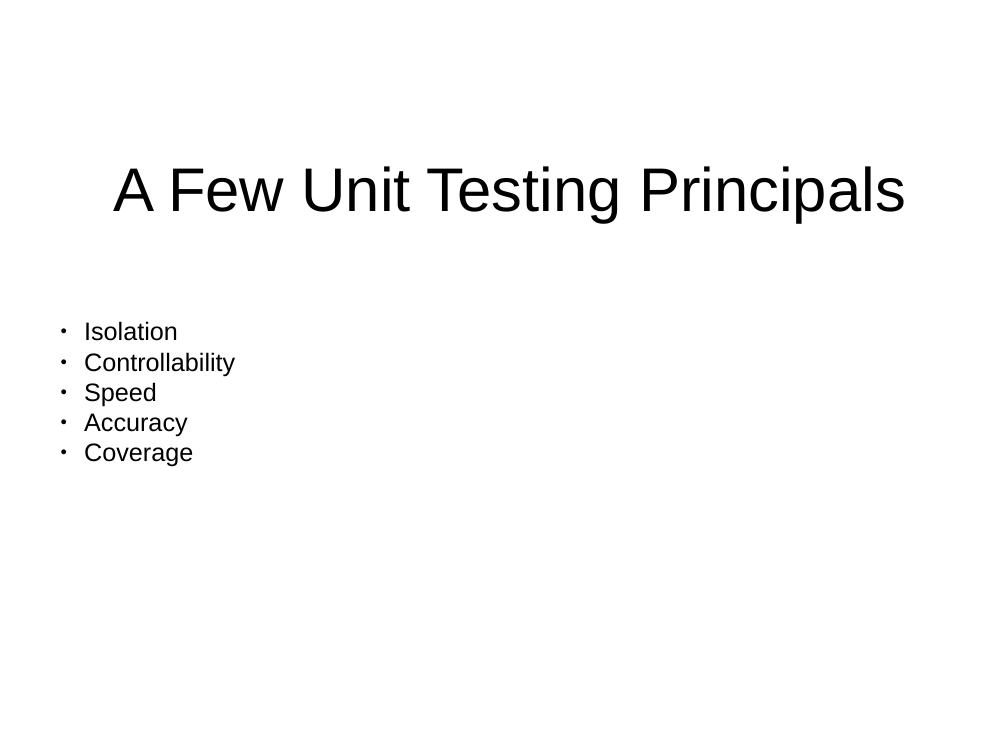
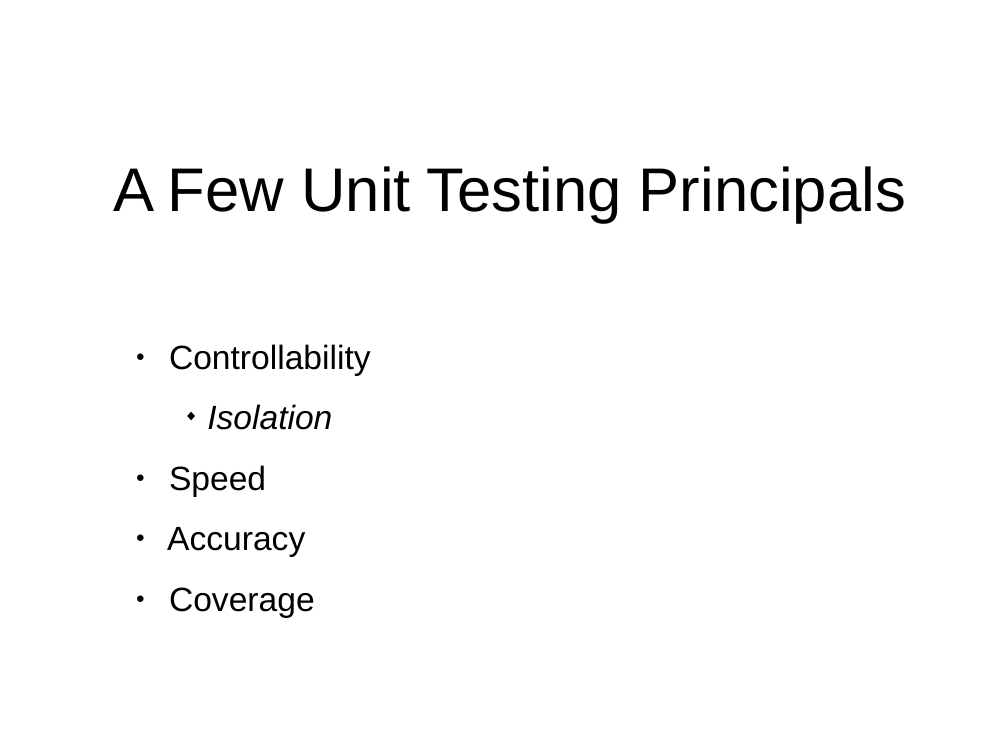
Before and after one commit to virtix/swe-795, a slide deck: slide 11 of doc/Test Doubles and Dependency Design.pptx. Drawn at 1008x756 pixels with LibreOffice and Linux fonts; fonts in the diff are those of the drawing. Boxes give left, top, right and bottom in pixels: in the first picture for what was removed or moved away, otherwise in the second. Text is boxed around its words. In the diff, an @@ line names an element or a change of style, - is before the commit and + after.

```diff
--- a/doc/Test Doubles and Dependency Design.pptx
+++ b/doc/Test Doubles and Dependency Design.pptx
@@ text "Controllability": place and size @@
-text "Controllability" at (84,321,235,467)
+text "Controllability" at (167,344,371,618)
@@ text at (84,352,235,376): paragraph removed @@
-● Controllability
@@ text at (169,344,371,376): paragraph added @@
+● Controllability
@@ text at (167,404,332,618): size 18 to 24 pt in "Isolation", "Speed", "Accuracy", "Coverage"; italic on in "Isolation"; bullet ● to ◆; list level 1 to 3 in "Isolation"; line spacing 1 to 1.5 @@
```
Also in this commit, not shown: 11 other slides changed, 2 slides added, 2 other files.
